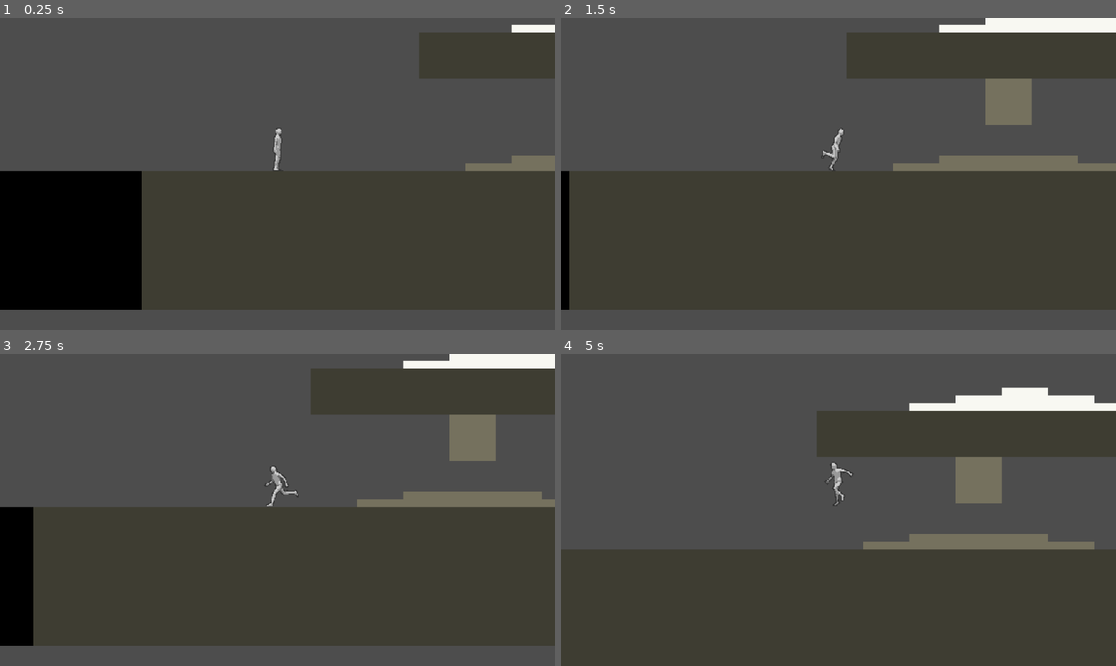
Above: before the commit, frames 1-4 (two rows, left to right).
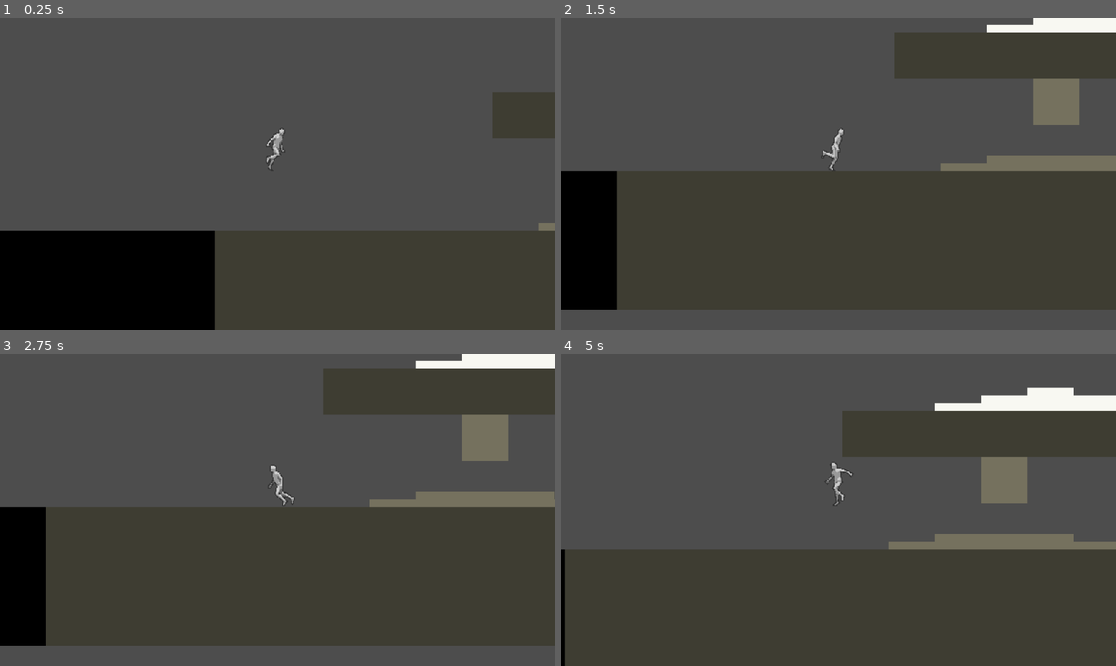
Above: after the commit, the same moments.

Repository: Sebas5750849/home-base_lab
Game: Godot game, scene res://scenes/game.tscn
Same seed, same stepped clock (60 frames per second), same inputs: the game is played once before the commit and once after it.
Inputs:
- Up to frame 1 (0.25 s): no input
- Up to frame 2 (1.5 s): hold Down (crouch) 0.53-1.28 s; hold Right (move_right) from 0.53 s (still down); tap Space (jump) at 0.77, 1.07 s; tap Shift (dash) at 0.8, 1.35 s
- Up to frame 3 (2.75 s): tap Space (jump) at 1.52, 1.55, 1.82 s; release Right (move_right) at 2.03 s; hold Left (move_left) from 2.03 s (still down); hold Space (jump) from 2.03 s (still down); tap Down (crouch) at 2.3 s
- Up to frame 4 (5 s): release Left (move_left) at 2.78 s; release Space (jump) at 2.78 s; hold Right (move_right) 2.78-4.28 s; tap Down (crouch) at 2.85, 4.35 s; tap Space (jump) at 3.02, 3.32, 4.52, 4.82 s; tap Shift (dash) at 3.05, 3.6 s; hold Space (jump) 3.53-4.28 s; hold Left (move_left) from 4.28 s (still down)

The runs differ from the first frame. In frame 1, 35% of the frame differs, in the area x 0-100%, y 2-100%; in frame 2, 8.6%; in frame 3, 2.5%; in frame 4, 3.3%.

Commit message:
Finally fixed the jump_buffer and the coyote_time. Still need to fix the variable jump height.

Diff:
--- a/scenes/game.tscn
+++ b/scenes/game.tscn
@@ -251,7 +251,7 @@
 tile_set = SubResource("TileSet_lbhrr")
 
 [node name="Player" parent="." instance=ExtResource("1_uwrxv")]
-position = Vector2(190, 142)
+position = Vector2(114, 51)
 
 [node name="Camera2D" type="Camera2D" parent="Player"]
 position = Vector2(1, 3)
--- a/scenes/player.tscn
+++ b/scenes/player.tscn
@@ -5,13 +5,13 @@
 [ext_resource type="Shape2D" uid="uid://caeu0l5xg45co" path="res://resources/standing_collision_shape.tres" id="3_qhqgy"]
 [ext_resource type="Script" uid="uid://d0k7cag1bjcy3" path="res://scripts/player/states/States.gd" id="4_3v2ag"]
 [ext_resource type="Script" uid="uid://7h11j1c6pbxj" path="res://scripts/player/states/idle_state.gd" id="5_d2wvv"]
-[ext_resource type="Script" uid="uid://uaqu2jl8m0du" path="res://scripts/player/states/running_state.gd" id="6_3v2ag"]
-[ext_resource type="Script" uid="uid://cg2iencac1yp8" path="res://scripts/player/states/jumping_state.gd" id="7_jej6c"]
-[ext_resource type="Script" uid="uid://22qttwcywnsc" path="res://scripts/player/states/falling_state.gd" id="8_f1ej7"]
-[ext_resource type="Script" uid="uid://dc3ijotir8aem" path="res://scripts/player/states/crouching_state.gd" id="9_oprun"]
-[ext_resource type="Script" uid="uid://dbrhtockfqo8b" path="res://scripts/player/states/crawling_state.gd" id="10_a8ls1"]
-[ext_resource type="Script" uid="uid://bewcvl3hxyfjr" path="res://scripts/player/states/rolling_state.gd" id="11_qfm1y"]
-[ext_resource type="Script" uid="uid://0qe40hjkrsj7" path="res://scripts/player/states/dashing_state.gd" id="12_3v2ag"]
+[ext_resource type="Script" uid="uid://uaqu2jl8m0du" path="res://scripts/player/states/run_state.gd" id="6_3v2ag"]
+[ext_resource type="Script" uid="uid://cg2iencac1yp8" path="res://scripts/player/states/jump_state.gd" id="7_jej6c"]
+[ext_resource type="Script" uid="uid://22qttwcywnsc" path="res://scripts/player/states/fall_state.gd" id="8_f1ej7"]
+[ext_resource type="Script" uid="uid://dc3ijotir8aem" path="res://scripts/player/states/crouch_state.gd" id="9_oprun"]
+[ext_resource type="Script" uid="uid://dbrhtockfqo8b" path="res://scripts/player/states/crouch_walk_state.gd" id="10_a8ls1"]
+[ext_resource type="Script" uid="uid://bewcvl3hxyfjr" path="res://scripts/player/states/roll_state.gd" id="11_qfm1y"]
+[ext_resource type="Script" uid="uid://0qe40hjkrsj7" path="res://scripts/player/states/dash_state.gd" id="12_3v2ag"]
 
 [sub_resource type="AtlasTexture" id="AtlasTexture_qhqgy"]
 atlas = ExtResource("3_dqkch")
@@ -310,6 +310,14 @@
 wait_time = 0.15
 one_shot = true
 
+[node name="DashCooldownTimer" type="Timer" parent="Timers"]
+
+[node name="RollCooldownTimer" type="Timer" parent="Timers"]
+
+[node name="DashTimer" type="Timer" parent="Timers"]
+
+[node name="RollTimer" type="Timer" parent="Timers"]
+
 [node name="StateMachine" type="Node" parent="."]
 script = ExtResource("4_3v2ag")
 
--- a/scripts/player/player.gd
+++ b/scripts/player/player.gd
@@ -2,8 +2,26 @@
 
 
 #region constants and variables
+# node references
+@onready var sprite = $AnimatedSprite2D
+@onready var collision_shape = $CollisionShape2D
+@onready var crouch_ray_1 = $CrouchRaycast1
+@onready var crouch_ray_2 = $CrouchRaycast2
+@onready var coyote_timer = $Timers/CoyoteTimer
+@onready var jump_buffer_timer = $Timers/JumpBufferTimer
+@onready var jump_height_timer = $Timers/JumpHeightTimer
+@onready var States = $StateMachine
+@onready var dash_cooldown_timer = $Timers/DashCooldownTimer
+@onready var roll_colldown_timer = $Timers/RollCooldownTimer
+@onready var dash_timer = $Timers/DashTimer
+@onready var roll_timer = $Timers/RollTimer
+
+# Collision shapes
+var standing_shape = preload("res://resources/standing_collision_shape.tres")
+var crouching_shape = preload("res://resources/crouching_collision_shape.tres")
+
 # constants
-const RUNNING_SPEED: float = 200
+const RUNNING_SPEED: float = 250
 const GROUND_ACCELERATION: float = 45
 const GROUND_DECELERATION: float = 25
 const AIR_ACCELERATION: float = 0
@@ -11,14 +29,15 @@
 const JUMP_VELOCITY: float = -400
 const GRAVITY_JUMP: float = 980 # ProjectSettings.get_setting("physics/2d/default_gravity") = 980.0 by default
 const GRAVITY_FALL: float = 1000
-const DASH_SPEED: float = 600
+const DASH_SPEED: float = 700
 const DASH_DURATION:float = 0.3
 const DASH_COOLDOWN: float = 1
 const ROLL_SPEED: float = 200
 const ROLL_DURATION: float = 0.4
-const ROLL_COOLDOWN: float = 0.6
+const ROLL_COOLDOWN: float = 1
 const CROUCH_SPEED_MULTIPLIER: float = 0.35
 const JUMP_BUFFER_TIME: float = 0.15
+const COYOTE_TIME: float = 0.1
 const MAX_JUMPS: int = 2
 
 # variables
@@ -28,25 +47,13 @@
 var jumps: int = 0
 var facing: int = 1
 
-var dash_timer: float = 0.0
 var dash_cooldown: float = 0.0
 var dash_direction: float = 1
-var roll_timer: float = 0.0
 var roll_cooldown: float = 0.0
 var roll_direction: float = 1
 
 var can_coyote_jump: bool = false
 var jump_buffered: bool = false
-
-# node references
-@onready var sprite = $AnimatedSprite2D
-@onready var collision_shape = $CollisionShape2D
-@onready var crouch_ray_1 = $CrouchRaycast1
-@onready var crouch_ray_2 = $CrouchRaycast2
-@onready var coyote_timer = $Timers/CoyoteTimer
-@onready var jump_buffer_timer = $Timers/JumpBufferTimer
-@onready var jump_height_timer = $Timers/JumpHeightTimer
-@onready var States = $StateMachine
 
 # key inputs
 var key_jump = false
@@ -61,10 +68,6 @@
 # states
 var current_state = null
 var previous_state = null
-
-# Collision shapes
-var standing_shape = preload("res://resources/standing_collision_shape.tres")
-var crouching_shape = preload("res://resources/crouching_collision_shape.tres")
 #endregion
 
 #region main game loop
@@ -86,20 +89,10 @@
 
 	current_state.update_state(delta)
 
-	var was_on_floor = is_on_floor()
+	move_and_slide()
 
-	# Started to fall
-	if was_on_floor and !is_on_floor() and velocity.y >= 0:
-		can_coyote_jump = true
-		coyote_timer.start()
-
-	# Touched ground
-	if !was_on_floor and is_on_floor():
-		if jump_buffered:
-			jump_buffered = false
-			jump()
-
-	move_and_slide()
+func _process(delta: float) -> void:
+	pass
 
 func change_state(new_state):
 	if new_state != null:
@@ -107,26 +100,11 @@
 		current_state = new_state
 		previous_state.exit_state()
 		current_state.enter_state()
-		print("State chaged from: " + previous_state.Name + " to " + current_state.Name )
+		print("State chaged from: " + previous_state.Name + \
+			" to " + current_state.Name )
 #endregion
 
 #region custom function
-func jump():
-	if is_on_floor() or can_coyote_jump:
-		velocity.y = JUMP_VELOCITY
-		if can_coyote_jump:
-			can_coyote_jump = false
-	else:
-		if !jump_buffered:
-			jump_buffered = true
-			jump_buffer_timer.start()
-
-# Timers
-func _on_coyote_timer_timeout() -> void:
-	can_coyote_jump = false
-
-func _on_jump_buffer_timer_timeout() -> void:
-	jump_buffered = false
 
 func _on_jump_height_timer_timeout() -> void:
 	if !Input.is_action_pressed("jump") and velocity.y < 0:
@@ -145,18 +123,36 @@
 	if key_right: facing = 1
 	if key_left: facing = -1
 
-func handle_gravity(delta, gravity: float = GRAVITY_JUMP):
-	if not is_on_floor() and (can_coyote_jump == false):
-		velocity.y += gravity * delta
-
 func handle_dash():
 	if key_dash and dash_cooldown <= 0:
 		change_state(States.Dashing)
 
+func handle_gravity(delta, gravity: float = GRAVITY_JUMP):
+	if not is_on_floor():
+		velocity.y += gravity * delta
+
 func handle_jump():
-	if key_jump and jumps < MAX_JUMPS:
-		jumps += 1
-		change_state(States.Jumping)
+	if is_on_floor():
+		if key_jump:
+			jumps += 1
+			change_state(States.Jumping)
+		elif jump_buffer_timer.time_left > 0:
+			jumps += 1
+			change_state(States.Jumping)
+	else:
+		if key_jump and 0 < jumps and jumps < MAX_JUMPS:
+			jumps += 1
+			change_state(States.Jumping)
+		elif coyote_timer.time_left > 0:
+			if key_jump and jumps < MAX_JUMPS:
+				coyote_timer.stop()
+				jumps += 1
+				change_state(States.Jumping)
+
+func handle_falling():
+	if not is_on_floor():
+		coyote_timer.start(COYOTE_TIME)
+		change_state(States.Falling)
 
 func handle_landing():
 	if is_on_floor():
@@ -170,10 +166,6 @@
 	else:
 		velocity.x = move_toward(velocity.x, move_direction_x * move_speed * multiplier, deceleration)
 
-func handle_falling():
-	if not is_on_floor() and current_state not in [States.Dashing, States.Jumping]:
-		change_state(States.Falling)
-
 func handle_crouch():
 	if is_on_floor() and key_crouch:
 		change_state(States.Crouching)
--- a/scripts/player/states/falling_state.gd
+++ b/scripts/player/states/fall_state.gd
@@ -12,6 +12,7 @@
 func update_state(delta):
 	Player.handle_gravity(delta, Player.GRAVITY_FALL)
 	Player.horizontal_movement()
+	handle_jump_buffer()
 	Player.handle_landing()
 	Player.handle_jump()
 	handle_animations()
@@ -20,3 +21,7 @@
 func handle_animations():
 	$"../../AnimatedSprite2D".play("jump")
 	Player.handle_flip_h()
+
+func handle_jump_buffer():
+	if Player.key_jump:
+		Player.jump_buffer_timer.start(Player.JUMP_BUFFER_TIME)
--- a/scripts/player/states/running_state.gd
+++ b/scripts/player/states/run_state.gd
@@ -10,8 +10,8 @@
 	pass
 
 func update_state(delta):
+	Player.handle_falling()
 	Player.handle_jump()
-	Player.handle_falling()
 	Player.horizontal_movement()
 	Player.handle_crouch()
 	handle_animations()
@@ -22,7 +22,6 @@
 	if Player.move_direction_x == 0:
 		Player.change_state(States.Idle)
 
-
 func handle_animations():
 	$"../../AnimatedSprite2D".play("run")
 	Player.handle_flip_h()
Renamed: scripts/player/states/crouching_state.gd -> scripts/player/states/crouch_state.gd
Renamed: scripts/player/states/crouching_state.gd.uid -> scripts/player/states/crouch_state.gd.uid
Renamed: scripts/player/states/crawling_state.gd -> scripts/player/states/crouch_walk_state.gd
Renamed: scripts/player/states/crawling_state.gd.uid -> scripts/player/states/crouch_walk_state.gd.uid
Renamed: scripts/player/states/dashing_state.gd -> scripts/player/states/dash_state.gd
Renamed: scripts/player/states/dashing_state.gd.uid -> scripts/player/states/dash_state.gd.uid
Renamed: scripts/player/states/falling_state.gd.uid -> scripts/player/states/fall_state.gd.uid
Renamed: scripts/player/states/jumping_state.gd -> scripts/player/states/jump_state.gd
Renamed: scripts/player/states/jumping_state.gd.uid -> scripts/player/states/jump_state.gd.uid
Renamed: scripts/player/states/rolling_state.gd -> scripts/player/states/roll_state.gd
Renamed: scripts/player/states/rolling_state.gd.uid -> scripts/player/states/roll_state.gd.uid
Renamed: scripts/player/states/running_state.gd.uid -> scripts/player/states/run_state.gd.uid
